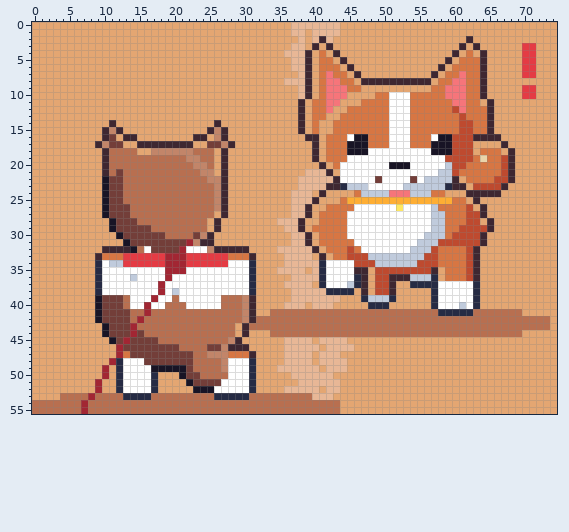
Pixel-art file -- art/cards/card-other-dog-pull-away.aseprite. That is the earlier state.
75x56 pixels, 1 frame.
Now the later version:
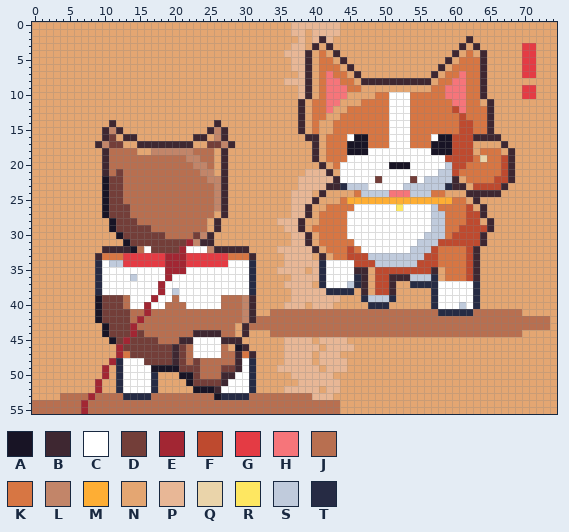
Palette (. is transparent): A #181425  B #3e2731  C #ffffff  D #733e39  E #a22633  F #be4a2f  G #e43b44  H #f6757a  J #b86f50  K #d77643  L #c28569  M #feae34  N #e4a672  P #e8b796  Q #ead4aa  R #fee761  S #c0cbdc  T #262b44
Edits made:
y 44: x 23..26 JJJJ -> BBBB
y 45: x 21..28 JJJJJJJL -> BBCCCCBB
y 46: x 20..21 DJ -> BD; x 23..29 JJDDLBB -> CCCCJNA
y 47: x 20 D -> B; x 22..29 DJJLLLKK -> JCCCCJJB
y 48: x 20 D -> B; x 22..23 DJ -> JD; x 27..29 LCC -> JJB
y 49: x 21 A -> D; x 23 J -> D; x 27..29 LCC -> DDB
y 50: x 22 D -> A; x 27..28 JC -> BB
y 51: x 27 C -> B
y 52: x 26 C -> B
y 53: x 26 T -> A
Pixel boxes of the changes (left, top, right, bottom) in both pictures:
changed: (172, 330, 242, 400)
